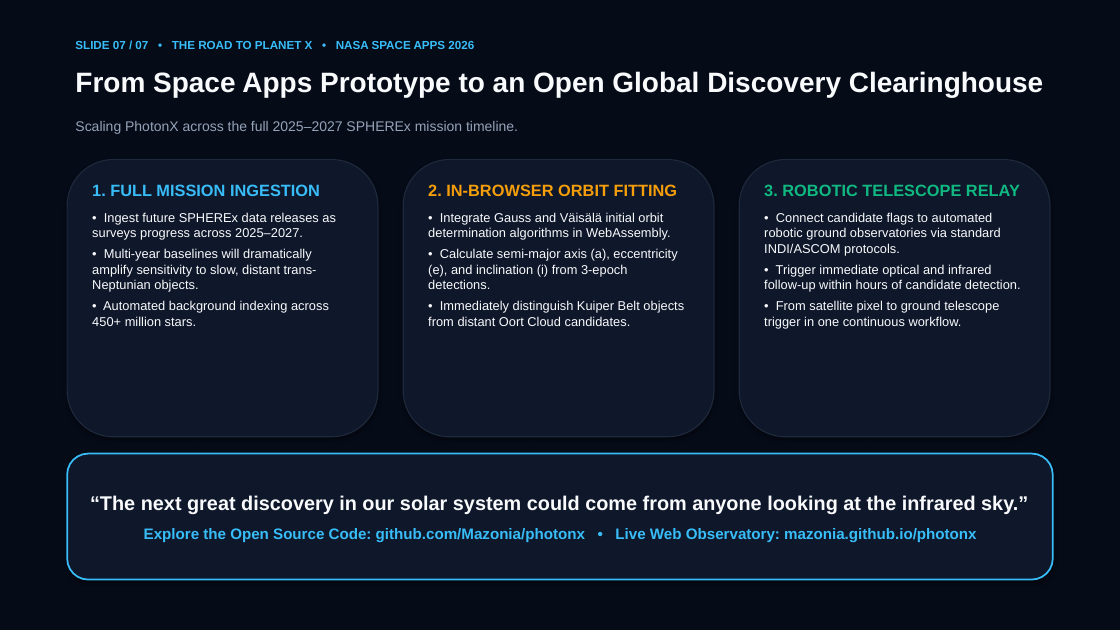
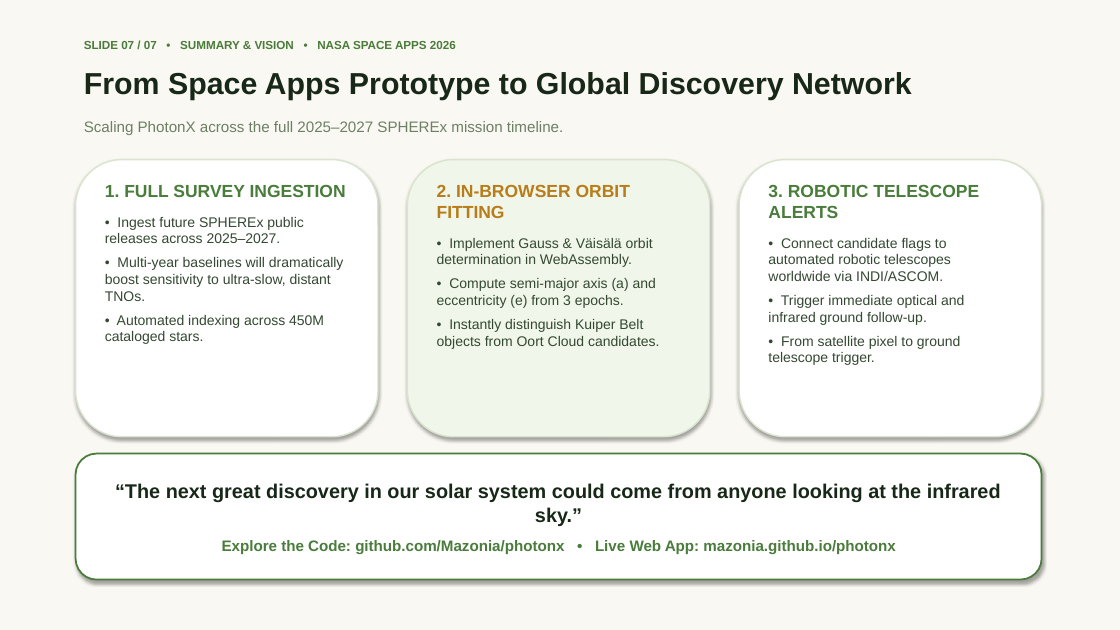
Before and after one commit to Mazonia/photonx, a slide deck: slide 7 of PhotonX_Official_Presentation.pptx. Drawn at 1120x630 pixels with LibreOffice and Linux fonts; fonts in the diff are those of the drawing. Boxes give left, top, right and bottom in pixels: in the first picture for what was removed or moved away, otherwise in the second. Text is boxed around its words. In the diff, an @@ line names an element or a change of style, - is before the commit and + after.

```diff
--- a/PhotonX_Official_Presentation.pptx
+++ b/PhotonX_Official_Presentation.pptx
@@ rectangle at [0,0,1120,630]: fill #060B18 to #FAF8F2; outline #060B18 0.75 pt to #FAF8F2 0.75 pt @@
@@ text at [84,41,456,49]: text changed; text colour #38BDF8 to #4A7C3B @@
-SLIDE 07 / 07 • THE ROAD TO PLANET X • NASA SPACE APPS 2026
+SLIDE 07 / 07 • SUMMARY & VISION • NASA SPACE APPS 2026
@@ text at [84,72,912,101]: text changed; size 24 to 26 pt; text colour #F8FAFC to #182818 @@
-From Space Apps Prototype to an Open Global Discovery Clearinghouse
+From Space Apps Prototype to Global Discovery Network
@@ text "Scaling PhotonX across the full ...": place and size @@
-text "Scaling PhotonX across the full ..." at [75,121,518,134]
+text "Scaling PhotonX across the full ..." at [84,121,563,135]
@@ text "Scaling PhotonX across the full ..." at [84,121,563,135]: size 12 to 13 pt, text colour #94A3B8 to #6C8066 @@
@@ rounded rectangle at [76,160,378,437]: fill #0F172A to #FFFFFF; outline #1E293B 1 pt to #D9E4CE 1.2 pt @@
@@ rounded rectangle: place and size @@
-rounded rectangle at [67,160,378,437]
+rounded rectangle at [76,160,378,437]
@@ rounded rectangle: place and size @@
-rounded rectangle at [403,160,714,437]
+rounded rectangle at [408,160,710,437]
@@ rounded rectangle at [408,160,710,437]: fill #0F172A to #F0F6EA; outline #1E293B 1 pt to #D9E4CE 1.2 pt @@
@@ text "2. IN-BROWSER ORBIT FITTING": place and size @@
-text "2. IN-BROWSER ORBIT FITTING" at [428,184,684,326]
+text "2. IN-BROWSER ORBIT FITTING" at [437,184,659,349]
@@ rounded rectangle: place and size @@
-rounded rectangle at [739,160,1050,437]
+rounded rectangle at [739,160,1042,437]
@@ rounded rectangle at [739,160,1042,437]: fill #0F172A to #FFFFFF; outline #1E293B 1 pt to #D9E4CE 1.2 pt @@
@@ text at [105,185,346,344]: text changed; size 11 to 12 pt; text colour #F8FAFC to #344832 @@
-1. FULL MISSION INGESTION
-• Ingest future SPHEREx data releases as surveys progress across 2025–2027.
-• Multi-year baselines will dramatically amplify sensitivity to slow, distant trans-Neptunian objects.
-• Automated background indexing across 450+ million stars.
+1. FULL SURVEY INGESTION
+• Ingest future SPHEREx public releases across 2025–2027.
+• Multi-year baselines will dramatically boost sensitivity to ultra-slow, distant TNOs.
+• Automated indexing across 450M cataloged stars.
@@ text at [437,184,630,218]: size 14 to 15 pt, text colour #F59E0B to #B87D19 in "2. IN-BROWSER ORBIT FITTING"; more space between paragraphs @@
@@ text at [768,185,979,365]: text changed; size 11 to 12 pt; text colour #F8FAFC to #344832 @@
-3. ROBOTIC TELESCOPE RELAY
-• Connect candidate flags to automated robotic ground observatories via standard INDI/ASCOM protocols.
-• Trigger immediate optical and infrared follow-up within hours of candidate detection.
-• From satellite pixel to ground telescope trigger in one continuous workflow.
+3. ROBOTIC TELESCOPE ALERTS
+• Connect candidate flags to automated robotic telescopes worldwide via INDI/ASCOM.
+• Trigger immediate optical and infrared ground follow-up.
+• From satellite pixel to ground telescope trigger.
@@ text at [437,238,659,349]: text changed; size 11 to 12 pt; text colour #F8FAFC to #344832 @@
-• Integrate Gauss and Väisälä initial orbit determination algorithms in WebAssembly.
-• Calculate semi-major axis (a), eccentricity (e), and inclination (i) from 3-epoch detections.
-• Immediately distinguish Kuiper Belt objects from distant Oort Cloud candidates.
+• Implement Gauss & Väisälä orbit determination in WebAssembly.
+• Compute semi-major axis (a) and eccentricity (e) from 3 epochs.
+• Instantly distinguish Kuiper Belt objects from Oort Cloud candidates.
@@ rounded rectangle "“The next great discovery in ...": place and size @@
-rounded rectangle "“The next great discovery in ..." at [67,454,1053,580]
+rounded rectangle "“The next great discovery in ..." at [76,454,1042,580]
@@ rounded rectangle "“The next great discovery in ..." at [76,454,1042,580]: fill #0F172A to #FFFFFF; outline #38BDF8 1.5 pt to #4A7C3B 1.5 pt @@
@@ text in rounded rectangle at [115,483,1001,526]: text colour #F8FAFC to #182818 in "“The next great discovery in our solar ..." @@
@@ text in rounded rectangle at [222,540,895,554]: text changed; text colour #38BDF8 to #4A7C3B @@
-Explore the Open Source Code: github.com/Mazonia/photonx • Live Web Observatory: mazonia.github.io/photonx
+Explore the Code: github.com/Mazonia/photonx • Live Web App: mazonia.github.io/photonx
```
Also in this commit, not shown: 5 other slides changed, 1 slide added, 1 slide removed, 4 other files.
